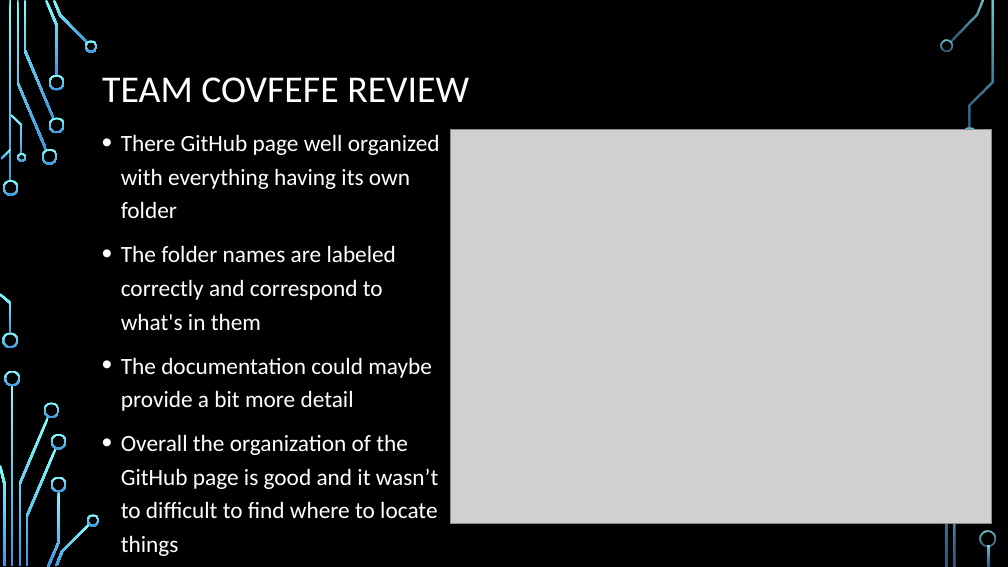
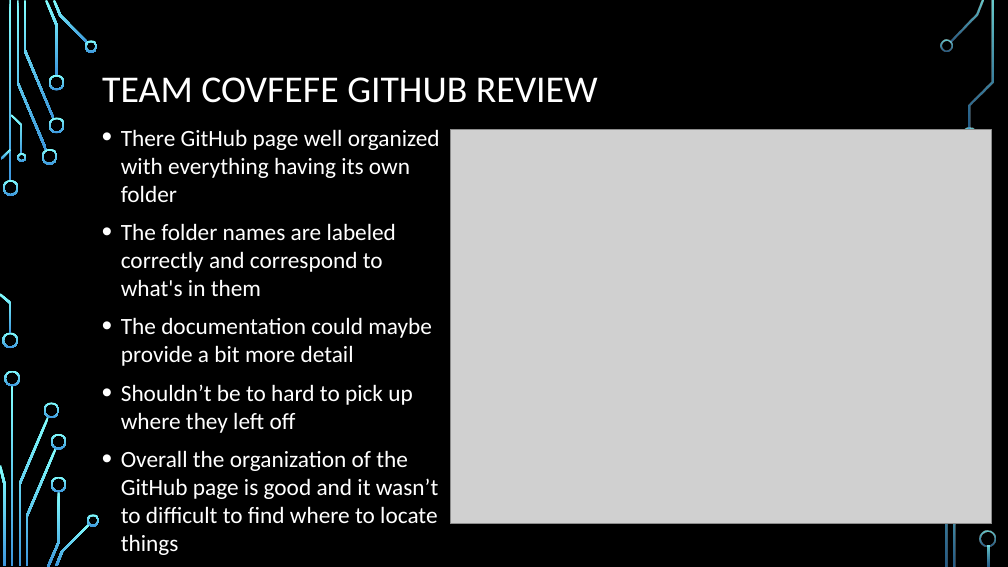
Before and after one commit to ureginastudent/PROJECT, a slide deck: slide 6 of Milestone 7/ENSE 470 Milestone 7.pptx (slide 7 before the commit). Drawn at 1008x567 pixels with LibreOffice and Linux fonts; fonts in the diff are those of the drawing; grey boxes stand for pictures; background and template pictures are left out. Boxes give left, top, right and bottom in pixels: in the first picture for what was removed or moved away, otherwise in the second. Text is boxed around its words. In the diff, an @@ line names an element or a change of style, - is before the commit and + after.

```diff
--- a/Milestone 7/ENSE 470 Milestone 7.pptx
+++ b/Milestone 7/ENSE 470 Milestone 7.pptx
@@ title at (x1=102, y1=77, x2=598, y2=103): text changed @@
-TEAM COVFEFE REVIEW
+TEAM COVFEFE GITHUB REVIEW
@@ text at (x1=121, y1=129, x2=440, y2=555): line spacing 1.2 to 1 @@
@@ text at (x1=121, y1=384, x2=412, y2=433): paragraph added @@
+• Shouldn’t be to hard to pick up where they left off
```
Also in this commit, not shown: 1 other slide changed, 2 slides added, 6 slides removed.
